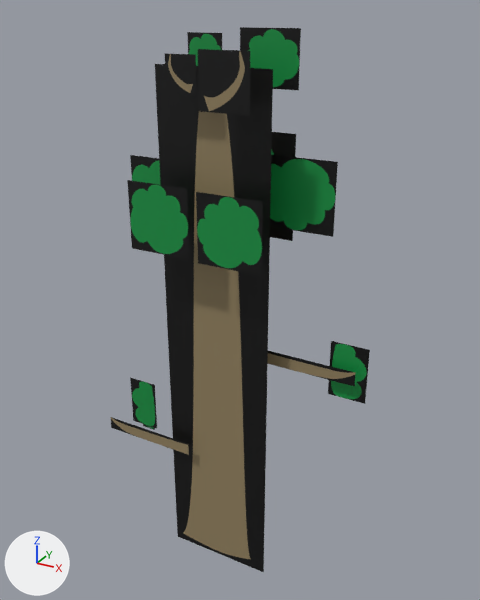
What one commit did to the Blender file source/Assets/Models/cactus.blend.
Both versions are drawn from a 50 mm lens placed at (4.03, -6.63, 7.62), pointed at (0.18, 0.37, 4.12). The axes (+X, +Y, +Z) are drawn at lower left. The lights are the same throughout.

Before the edit, the objects in view are built like this:
```python
me_plane_037 = bpy.data.meshes.new('Plane.037')
me_plane_037.from_pydata(...)  # 25 vertices, 16 faces; spans x -0.652..0.431, y -0.552..-0.202, z 0.0
me_plane_037.materials.append(mat_branch_png_001)  # picture img_branch_png_001
me_plane_043 = bpy.data.meshes.new('Plane.043')
me_plane_043.from_pydata(...)  # 8 vertices, 2 faces; spans x -0.67..2.04, y -0.51..1.64, z -0.74..0.0
me_plane_043.materials.append(mat_bush_big_2_png)  # picture img_bush_big_2_png
me_plane_044 = bpy.data.meshes.new('Plane.044')
me_plane_044.from_pydata(...)  # 8 vertices, 2 faces; spans x -1.87..1.0, y -1.0..1.76, z -0.74..0.0
me_plane_044.materials.append(mat_bush_big_2_png)  # picture img_bush_big_2_png
ob_young_arm_left = bpy.data.objects.new('Young_arm_Left', me_plane_037)
ob_young_arm_left.location = (0.91, 0.26, 3.66)
ob_young_arm_left.rotation_euler = (1.571, 0.0, -3.142)  # degrees (90, 0, -180)
ob_young_arm_left.scale = (1.44, 0.558, 1.0)
ob_young_head_left_bush = bpy.data.objects.new('Young_head_Left_bush', me_plane_044)
ob_young_head_left_bush.location = (0.95, 0.33, 5.63)
ob_young_head_left_bush.rotation_euler = (-1.571, 0.0, 0.0)  # degrees (-90, 0, 0)
ob_young_head_left_bush.scale = (0.484, 0.434, 1.0)
ob_young_head_right_bush = bpy.data.objects.new('Young_head_Right_bush', me_plane_043)
ob_young_head_right_bush.location = (-1.1, 0.33, 5.63)
ob_young_head_right_bush.rotation_euler = (-1.571, 0.0, 0.0)  # degrees (-90, 0, 0)
ob_young_head_right_bush.scale = (0.503, 0.451, 1.0)
# also in view: 'Young_top_Right_branch.001' at (-0.32, 0.43, 7.12); 'Young_base' at (0.02, 0.0, 3.52); 'Young_top_Left_branch' at (0.38, -0.35, 6.91); 'Young_top_Right_branch' at (-0.2, -0.28, 6.96); 'Young_head_Middle_bush' at (-0.07, 0.56, 5.63)
```
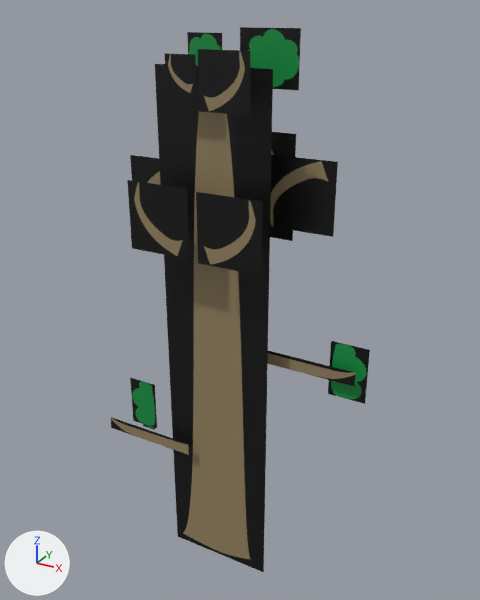
Location of each change, [x1, y1, x2, y2] in pixels of the pictures (480 x 600 px):
```json
{"object": "Young_head_Left_bush", "change": "recoloured", "before": [197, 157, 336, 271], "after": [197, 157, 336, 271], "on screen": "green to black"}
{"object": "Young_head_Right_bush", "change": "recoloured", "before": [129, 158, 189, 258], "after": [129, 158, 189, 258], "on screen": "green to black"}
```

Scene script edits in JSON lines:
```json
{"block": "me_plane_044", "where": "me_plane_044.from_pydata(...)  # 8 vertices, 2 faces; spans x -1.87..1.0, y -1.0..1.76, z -0.74..0.0"}
{"op": "remove", "block": "me_plane_044", "code": "me_plane_044.materials.append(mat_bush_big_2_png)  # picture img_bush_big_2_png"}
{"op": "add", "block": "me_plane_044", "code": "me_plane_044.materials.append(mat_young_branch_small_png)  # picture img_young_branch_small_png"}
{"block": "me_plane_043", "where": "me_plane_043.from_pydata(...)  # 8 vertices, 2 faces; spans x -0.67..2.04, y -0.51..1.64, z -0.74..0.0"}
{"op": "remove", "block": "me_plane_043", "code": "me_plane_043.materials.append(mat_bush_big_2_png)  # picture img_bush_big_2_png"}
{"op": "add", "block": "me_plane_043", "code": "me_plane_043.materials.append(mat_young_branch_small_png)  # picture img_young_branch_small_png"}
```
